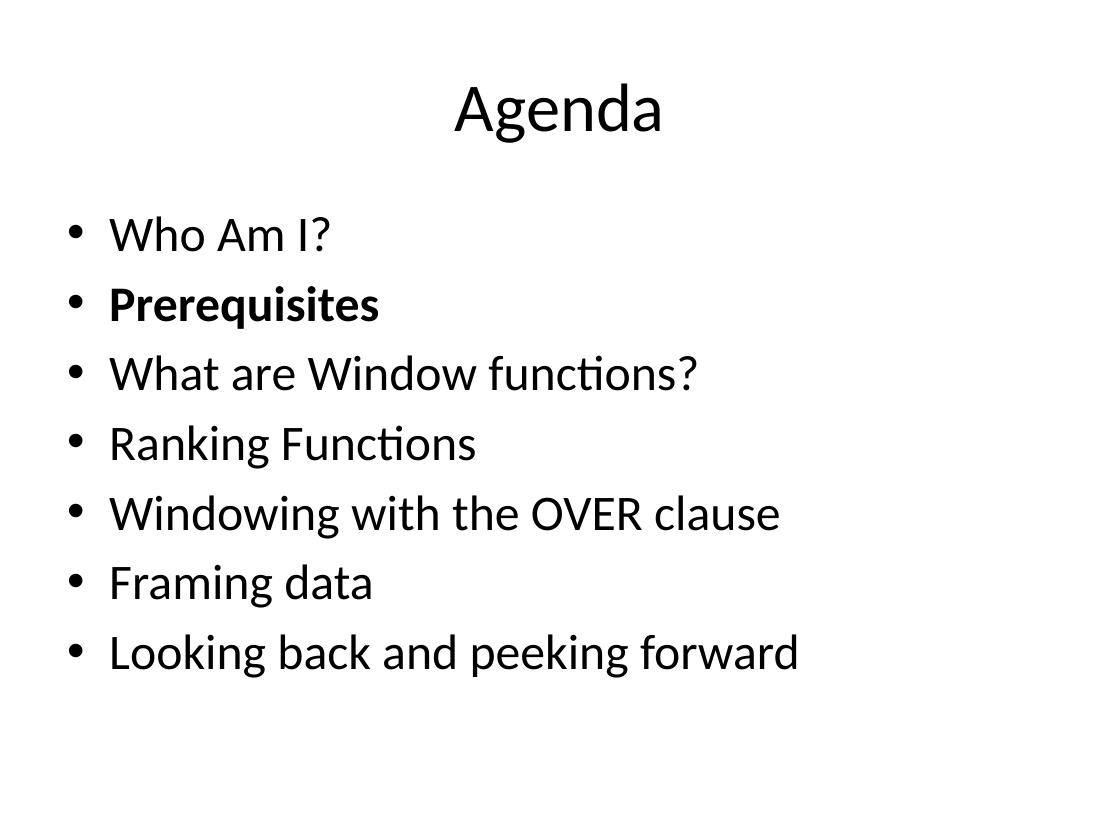
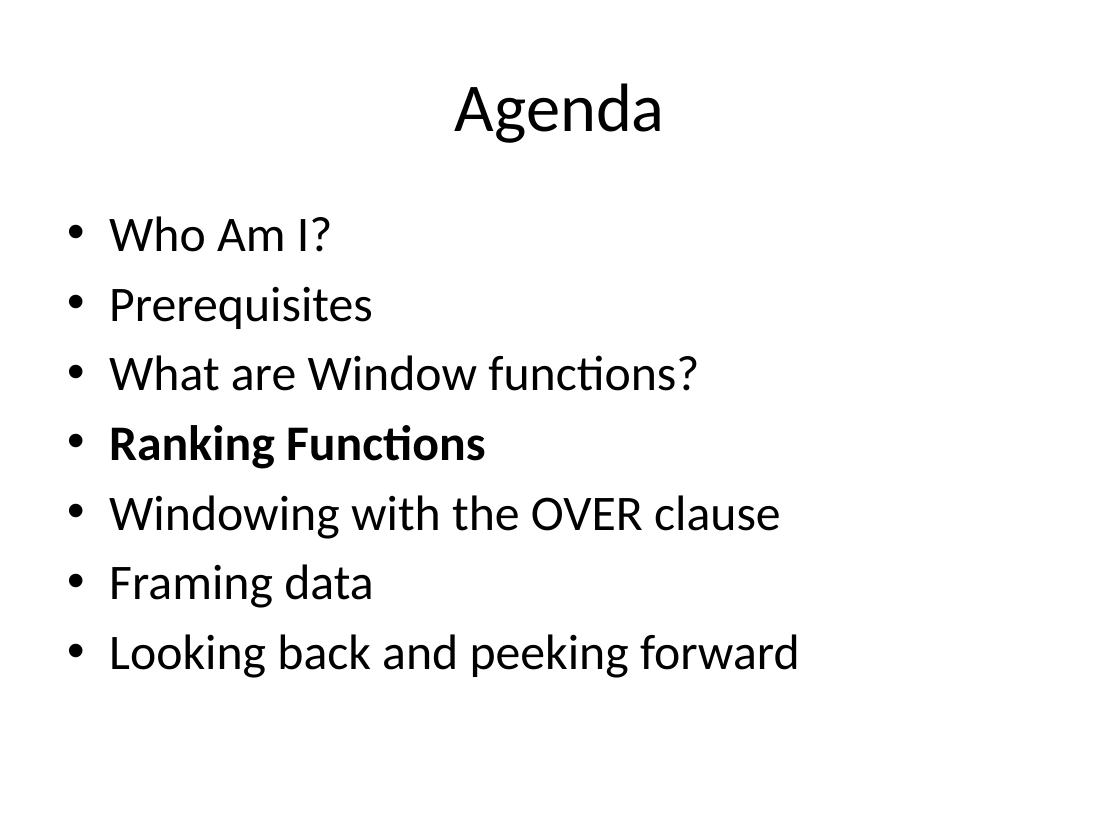
Before and after one commit to reachanu21/T-SQLWindowing, a slide deck: slide 18 of Presentation/TSQL_Windowing.pptx (slide 5 before the commit). Drawn at 1120x840 pixels with LibreOffice and Linux fonts; fonts in the diff are those of the drawing. Boxes give left, top, right and bottom in pixels: in the first picture for what was removed or moved away, otherwise in the second. Text is boxed around its words. In the diff, an @@ line names an element or a change of style, - is before the commit and + after.

```diff
--- a/Presentation/TSQL_Windowing.pptx
+++ b/Presentation/TSQL_Windowing.pptx
@@ text at (109, 286, 485, 469): bold off in "Prerequisites"; bold on in "Ranking Functions" @@
```
Also in this commit, not shown: 8 other slides changed, 5 slides added, 1 slide removed.
